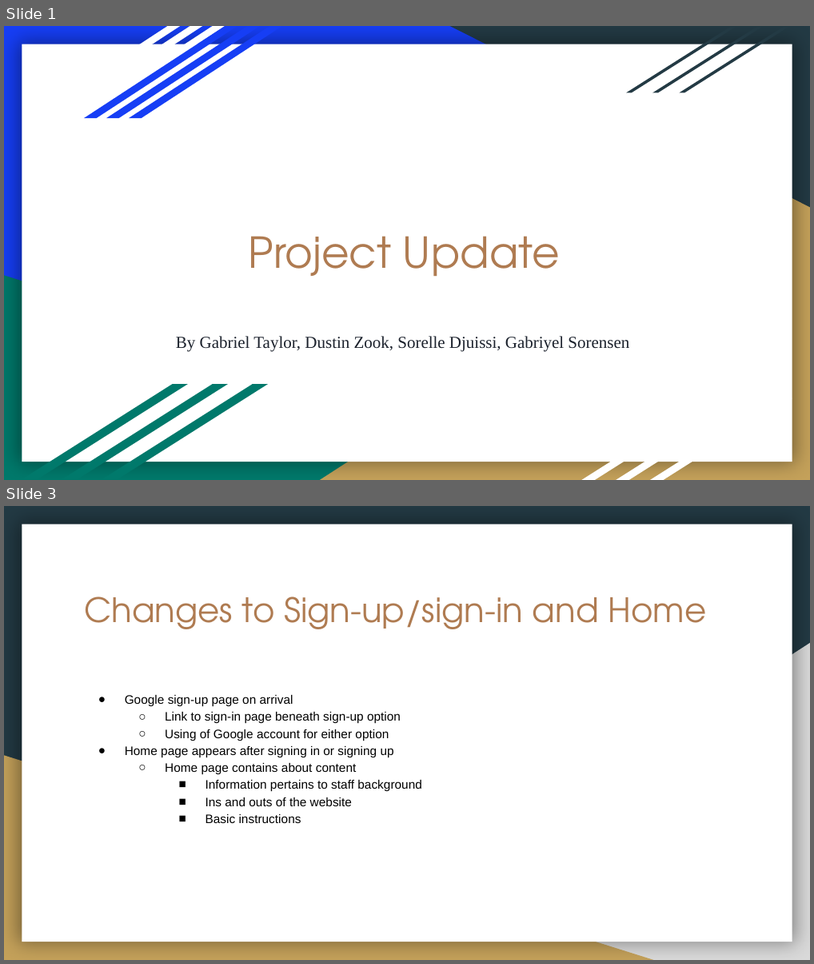
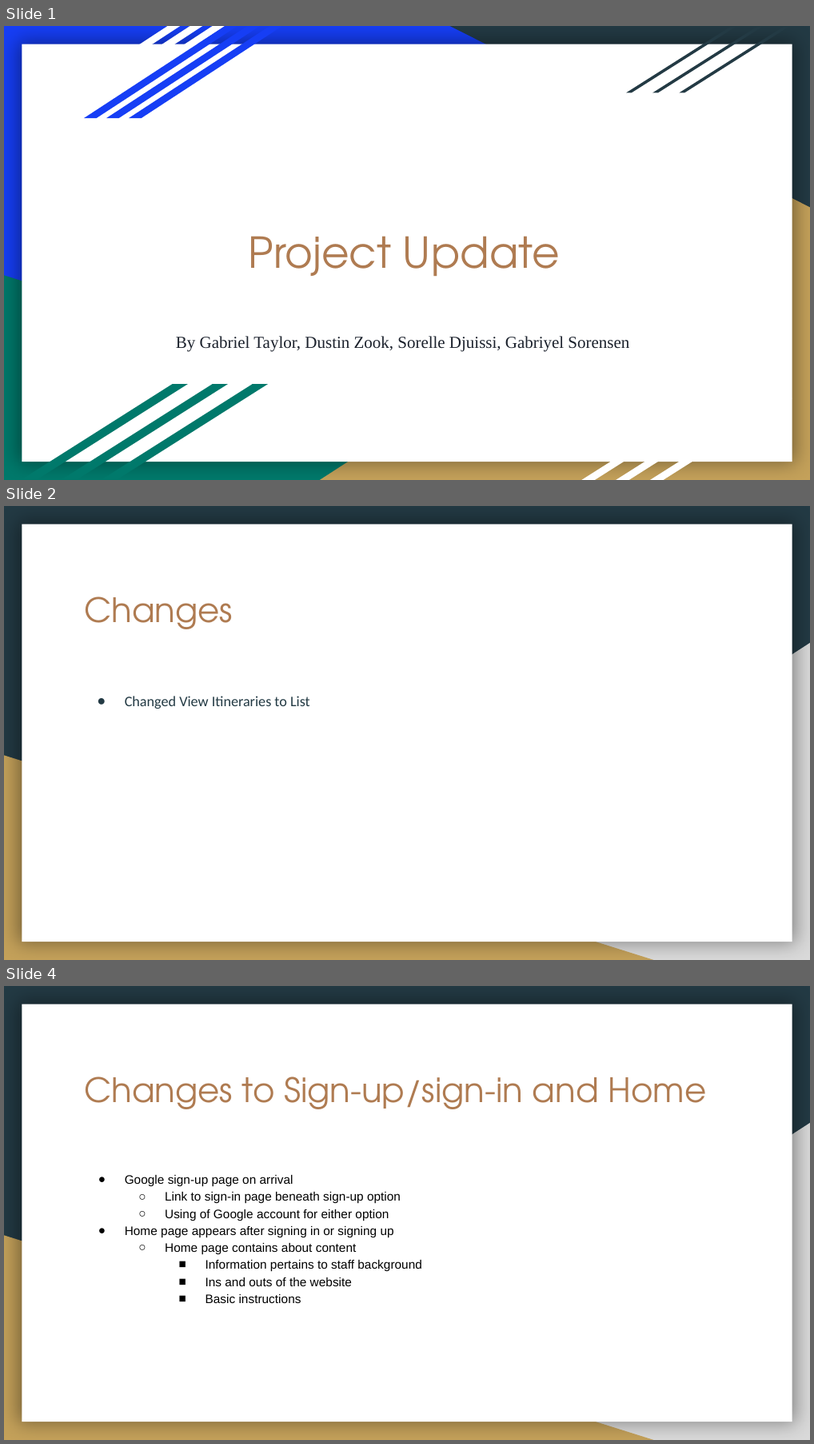
Before and after one commit to DustinWZook/Atlas-Itinerary, a slide deck: Documents/Progress Update/Project Update.pptx. Shown one above the other, each under a label of ours: slides 1 and 3 before the commit, slides 1, 2 and 4 after it; the slides between them are not shown. The pictures are 814x964 and 814x1444 pixels, drawn with LibreOffice and Linux fonts; fonts in the diff are those of the drawing. Boxes give left, top, right and bottom in pixels: in the first picture for what was removed or moved away, otherwise in the second. Text is boxed around its words. In the diff, an @@ line names an element or a change of style, - is before the commit and + after.

```diff
--- a/Documents/Progress Update/Project Update.pptx
+++ b/Documents/Progress Update/Project Update.pptx
@@ slide 2 added at (4,506,810,960), background #233A44; not listed: 3 template elements that a slide beside it also shows @@
@@ title added at (84,596,233,629), 30 pt, text #AF7B51 @@
+Changes
@@ text added at (125,696,310,708), 13 pt, text #233A44 @@
+● Changed View Itineraries to List
@@ what was slide 3 is now slide 4 @@
```
Also in this commit, not shown: 1 slide changed, 1 other file.
